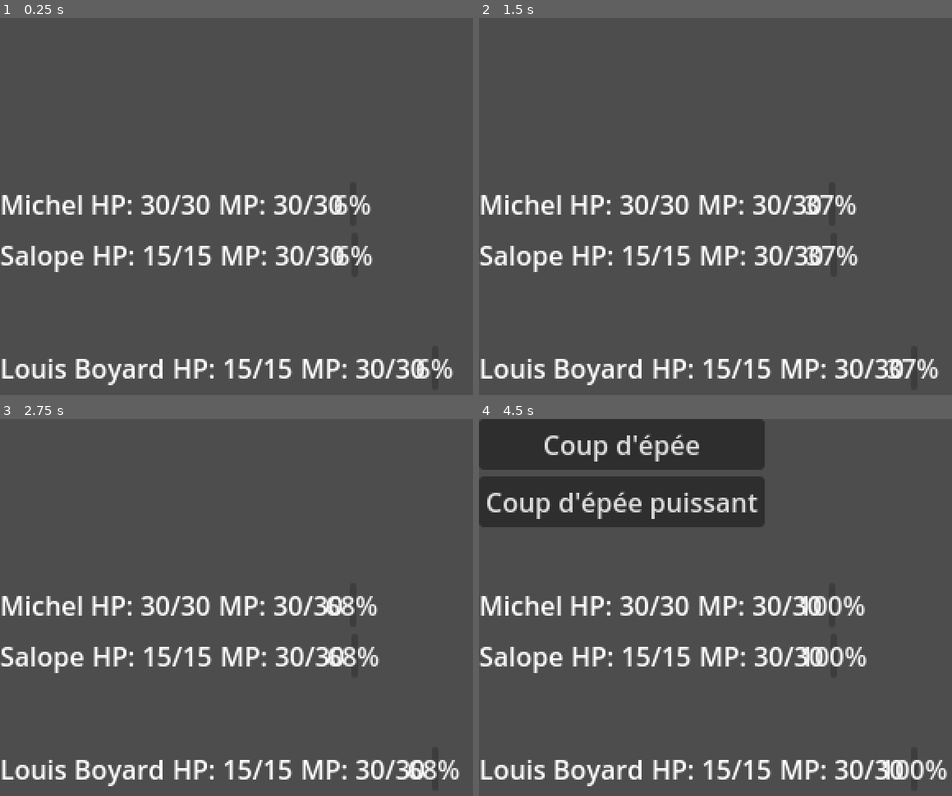
Above: before the commit, frames 1-4 (two rows, left to right).
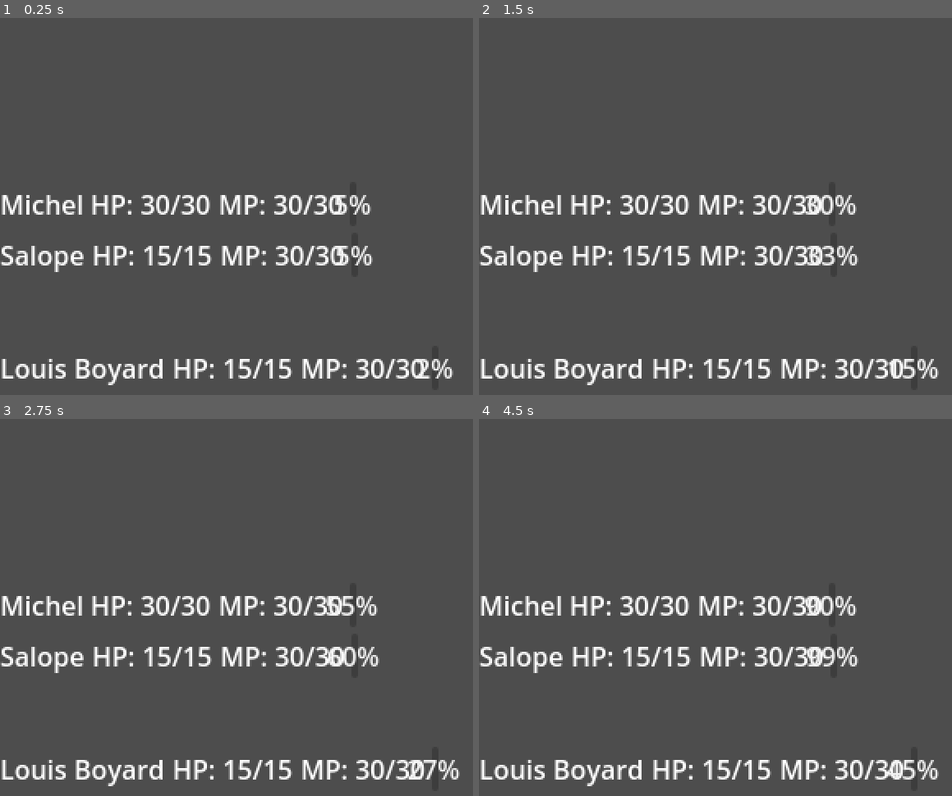
Above: after the commit, the same moments.

Repository: Manautbertonboitel/Dslite-Rebirth
Game: Godot game, scene res://scenes/levels/angel_combat_system_dev/ACS_dev.tscn
The game is run twice, just before and just after one commit, with the same random seed, the same clock (stepped at 60 frames per second) and the same inputs. This scene is started directly instead of the project's main scene.
Inputs (mouse positions are in pixels of both pictures, inside the frame that each line leads up to):
- Up to frame 1 (0.25 s): no input
- Up to frame 2 (1.5 s): move the mouse to (857, 195) at 0.52 s; press the mouse at (857, 195) at 0.53 s; hold D (move_right) 0.53-1.28 s; tap Space (jump) at 0.77 s; move the mouse to (635, 232) at 1.27 s; release the mouse at (635, 232) at 1.28 s; hold S (move_down) from 1.28 s (still down); click (635, 232) at 1.35 s
- Up to frame 3 (2.75 s): tap Space (jump) at 1.52 s; move the mouse to (316, 528) at 2.02 s; release S (move_down) at 2.03 s; press the mouse at (316, 528) at 2.03 s; hold D (move_right) from 2.03 s (still down)
- Up to frame 4 (4.5 s): move the mouse to (715, 694) at 2.77 s; release D (move_right) at 2.78 s; release the mouse at (715, 694) at 2.78 s; hold W (move_up) 2.78-3.53 s; click (715, 694) at 2.85 s; tap Space (jump) at 3.02, 3.77 s; move the mouse to (899, 675) at 3.52 s; press the mouse at (899, 675) at 3.53 s; hold A (move_left) from 3.53 s (still down); move the mouse to (583, 558) at 4.27 s; release the mouse at (583, 558) at 4.28 s; click (583, 558) at 4.35 s

The runs differ from the first frame. In frame 1, 0.2% of the frame differs, in the area x 70-91%, y 46-96%; in frame 2, 0.4%; in frame 3, 0.4%; in frame 4, 17%, in the area x 0-99%, y 0-96%.

Commit message:
ACS UPDATE tune some ATB speeds

Diff:
--- a/characters/enemies/louis_boyard_enemy.tscn
+++ b/characters/enemies/louis_boyard_enemy.tscn
@@ -7,9 +7,10 @@
 [node name="Fighter" type="Node"]
 script = ExtResource("1_odtsp")
 character_name = "Louis Boyard"
+is_enemy = true
 max_hp = 15
 hp = 15
 max_mp = 30
 mp = 30
-is_enemy = true
 actions = Array[Resource]([ExtResource("2_wwk4p"), ExtResource("3_wwk4p")])
+atb_speed = 10.0
--- a/characters/heroes/michel.tscn
+++ b/characters/heroes/michel.tscn
@@ -12,3 +12,4 @@
 max_mp = 30
 mp = 30
 actions = Array[Resource]([ExtResource("2_1rgi2"), ExtResource("3_bftkm")])
+atb_speed = 20.0
--- a/characters/heroes/salope.tscn
+++ b/characters/heroes/salope.tscn
@@ -13,3 +13,4 @@
 max_mp = 30
 mp = 30
 actions = Array[Resource]([ExtResource("2_iw2v7"), ExtResource("3_x4wgw"), ExtResource("4_chl3t")])
+atb_speed = 22.0
